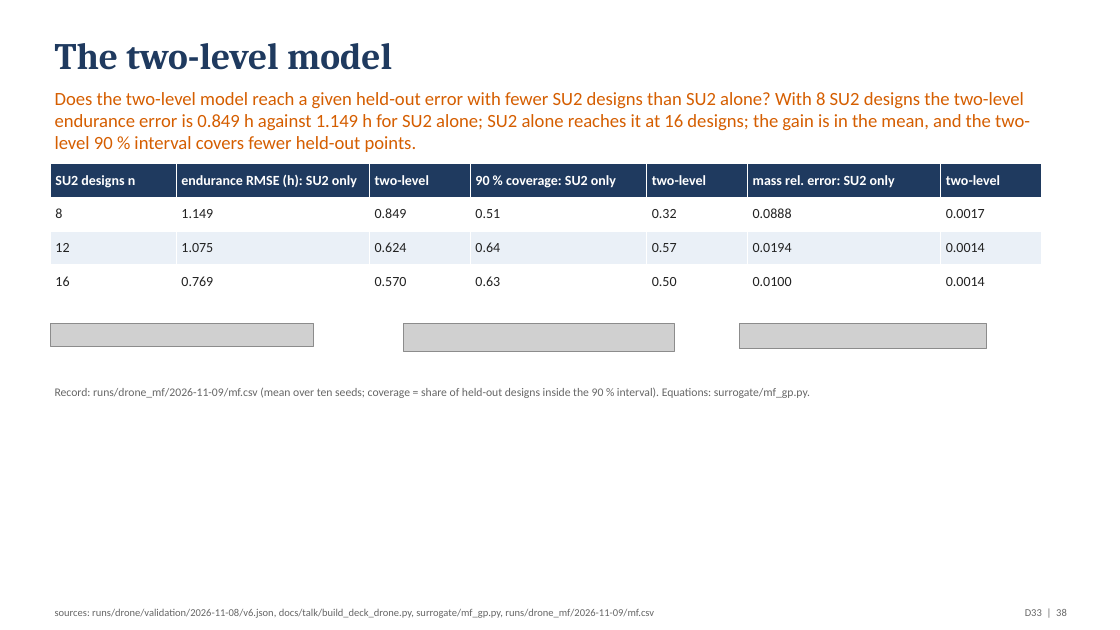
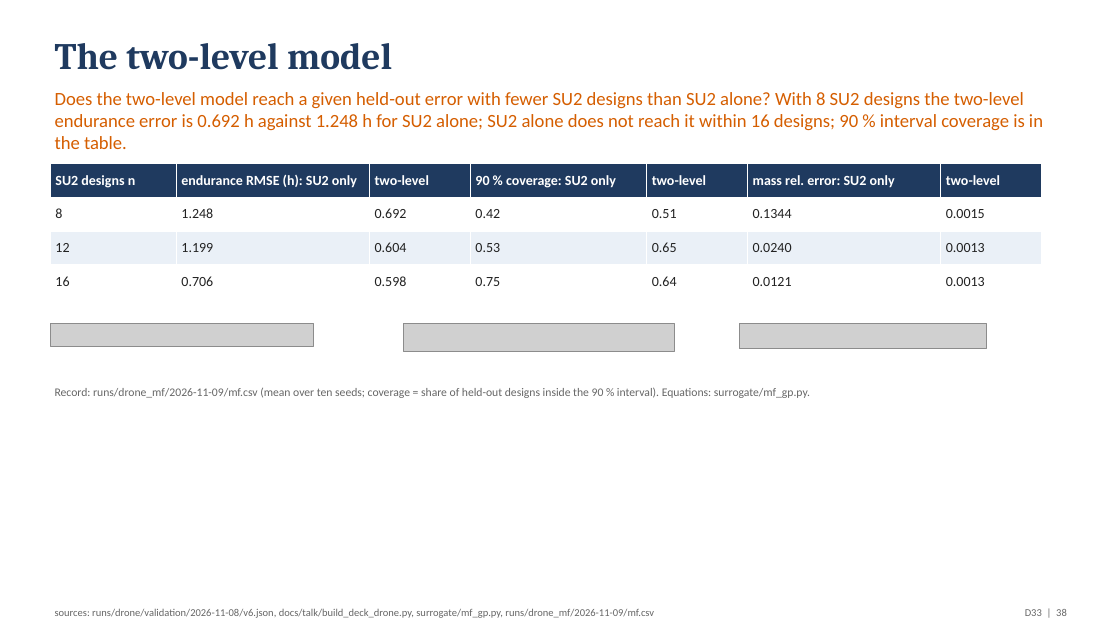
Before and after one commit to emarinhoss/ai-engineering, a slide deck: slide 38 of docs/talk/deck_drone.pptx. Drawn at 1120x630 pixels with LibreOffice and Linux fonts; fonts in the diff are those of the drawing; grey boxes stand for pictures. Boxes give left, top, right and bottom in pixels: in the first picture for what was removed or moved away, otherwise in the second. Text is boxed around its words. In the diff, an @@ line names an element or a change of style, - is before the commit and + after.

```diff
--- a/docs/talk/deck_drone.pptx
+++ b/docs/talk/deck_drone.pptx
@@ text at [55,92,1043,149]: text changed @@
-Does the two-level model reach a given held-out error with fewer SU2 designs than SU2 alone? With 8 SU2 designs the two-level endurance error is 0.849 h against 1.149 h for SU2 alone; SU2 alone reaches it at 16 designs; the gain is in the mean, and the two-level 90 % interval covers fewer held-out points.
+Does the two-level model reach a given held-out error with fewer SU2 designs than SU2 alone? With 8 SU2 designs the two-level endurance error is 0.692 h against 1.248 h for SU2 alone; SU2 alone does not reach it within 16 designs; 90 % interval coverage is in the table.
@@ table at [50,164,1042,298] @@
-row 2: 8 | 1.149 | 0.849 | 0.51 | 0.32 | 0.0888 | 0.0017
+row 2: 8 | 1.248 | 0.692 | 0.42 | 0.51 | 0.1344 | 0.0015
-row 3: 12 | 1.075 | 0.624 | 0.64 | 0.57 | 0.0194 | 0.0014
+row 3: 12 | 1.199 | 0.604 | 0.53 | 0.65 | 0.0240 | 0.0013
-row 4: 16 | 0.769 | 0.570 | 0.63 | 0.50 | 0.0100 | 0.0014
+row 4: 16 | 0.706 | 0.598 | 0.75 | 0.64 | 0.0121 | 0.0013
```
Also in this commit, not shown: 10 other slides changed, 5 other files.
